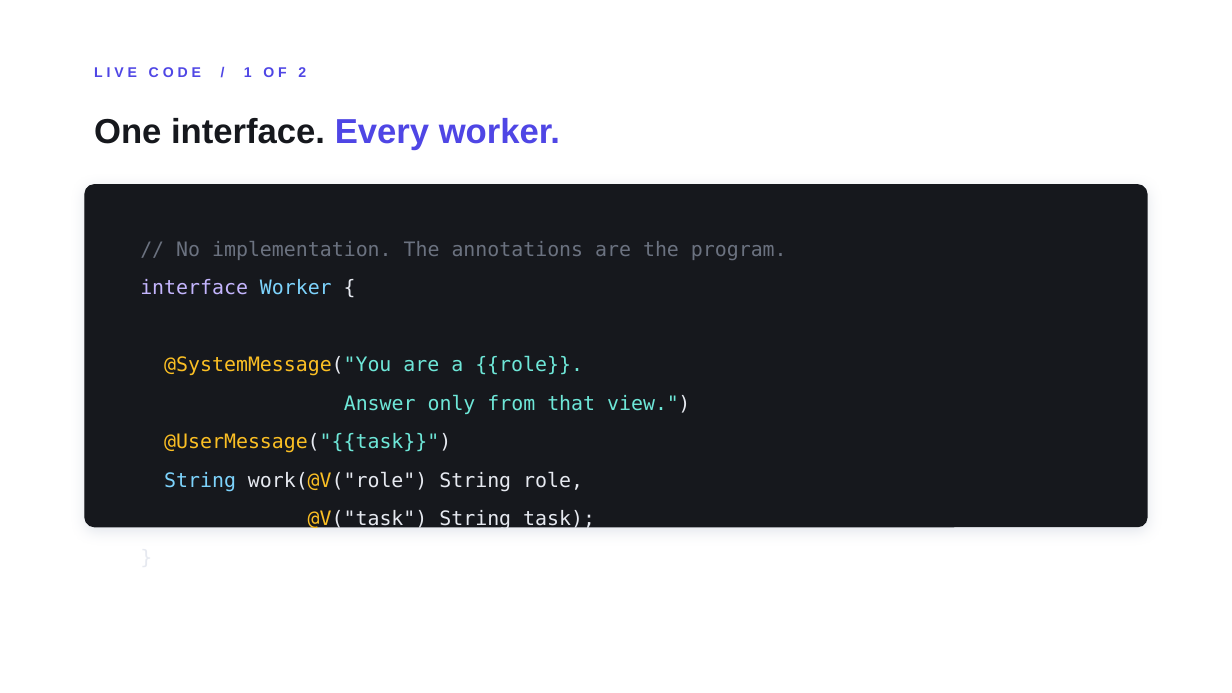
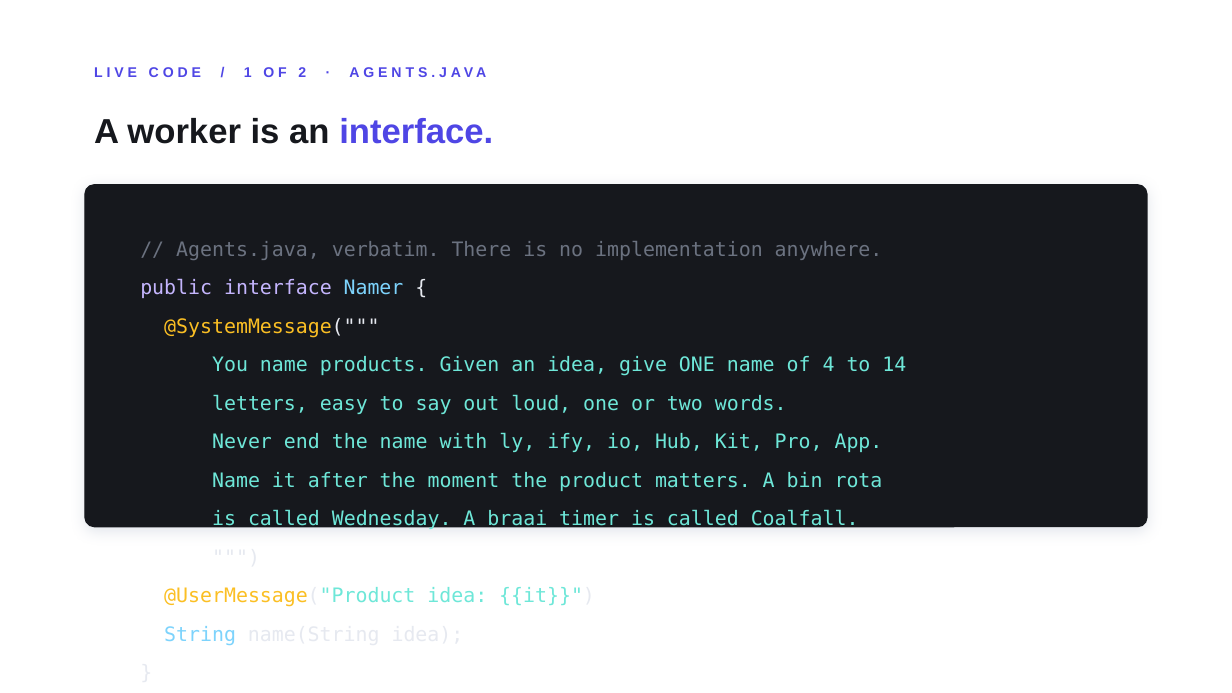
Before and after one commit to Nevvyboi/OnePromptManyWorkers, a slide deck: slide 26 of slides/One-Prompt-Many-Workers-Light.pptx. Drawn at 1232x693 pixels with LibreOffice and Linux fonts; fonts in the diff are those of the drawing. Boxes give left, top, right and bottom in pixels: in the first picture for what was removed or moved away, otherwise in the second. Text is boxed around its words. In the diff, an @@ line names an element or a change of style, - is before the commit and + after.

```diff
--- a/slides/One-Prompt-Many-Workers-Light.pptx
+++ b/slides/One-Prompt-Many-Workers-Light.pptx
@@ text at (94, 118, 493, 144): text changed @@
-One interface. Every worker.
+A worker is an interface.
@@ text at (140, 241, 906, 645): text changed @@
-// No implementation. The annotations are the program.
-interface Worker {
-@SystemMessage("You are a {{role}}.
-Answer only from that view.")
-@UserMessage("{{task}}")
-String work(@V("role") String role,
-@V("task") String task);
+// Agents.java, verbatim. There is no implementation anywhere.
+public interface Namer {
+@SystemMessage("""
+You name products. Given an idea, give ONE name of 4 to 14
+letters, easy to say out loud, one or two words.
+Never end the name with ly, ify, io, Hub, Kit, Pro, App.
+Name it after the moment the product matters. A bin rota
+is called Wednesday. A braai timer is called Coalfall.
+""")
+@UserMessage("Product idea: {{it}}")
+String name(String idea);
```
Also in this commit, not shown: 1 other slide changed, 1 slide added, 1 slide removed, 1 other file.
